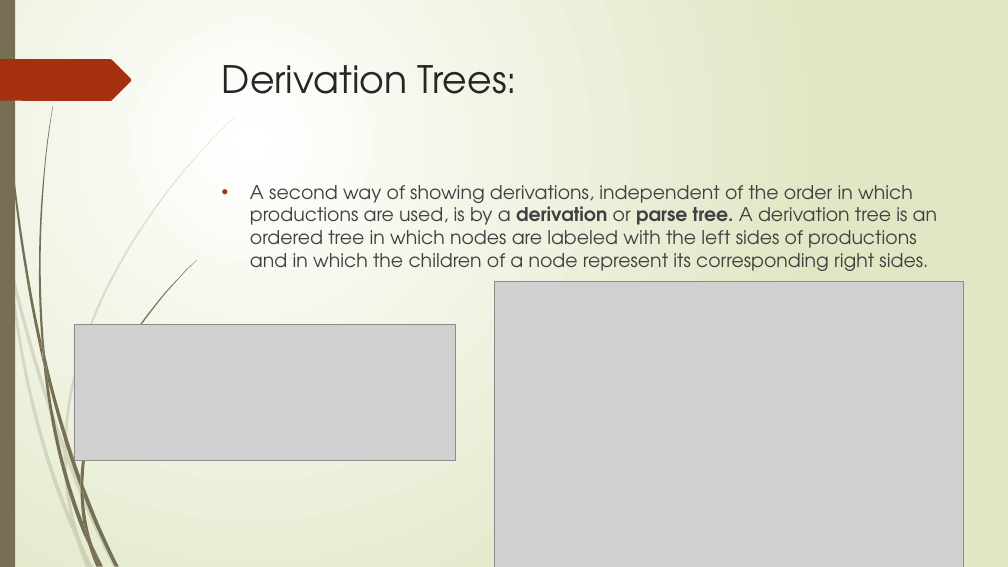
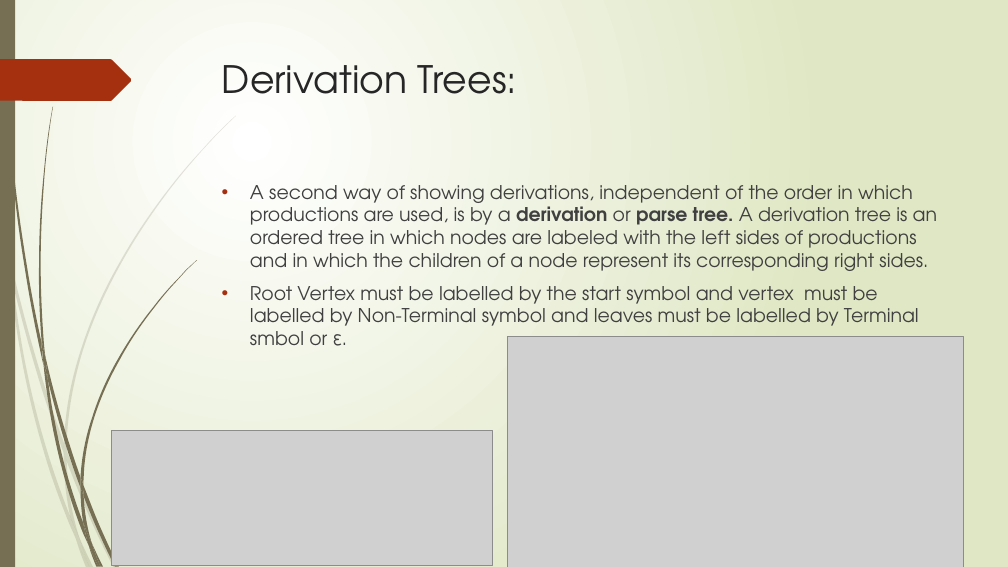
Before and after one commit to Federal-Urdu-University/Theory-of-Automata, a slide deck: slide 19 of Chap-3.pptx. Drawn at 1008x567 pixels with LibreOffice and Linux fonts; fonts in the diff are those of the drawing; grey boxes stand for pictures. Boxes give left, top, right and bottom in pixels: in the first picture for what was removed or moved away, otherwise in the second. Text is boxed around its words. In the diff, an @@ line names an element or a change of style, - is before the commit and + after.

```diff
--- a/Chap-3.pptx
+++ b/Chap-3.pptx
@@ text at (250, 286, 919, 346): paragraph added @@
+• Root Vertex must be labelled by the start symbol and vertex must be labelled by Non-Terminal symbol and leaves must be labelled by Terminal smbol or ε.
@@ picture: place and size @@
-picture at (495, 282, 964, 567)
+picture at (507, 337, 964, 567)
@@ picture: place and size @@
-picture at (74, 324, 455, 460)
+picture at (112, 430, 493, 566)
```
Also in this commit, not shown: 17 slides added, 1 other file.
